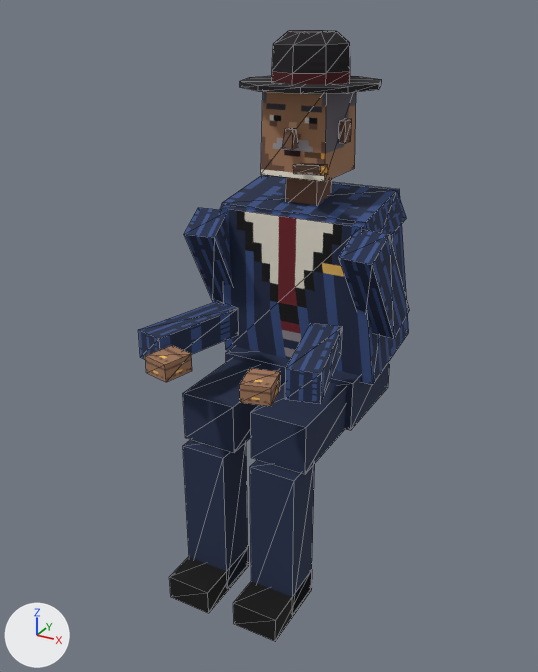
Before and after pictures for a commit that changed the glTF model public/models/boss.glb.
Rendered twice from a 50 mm camera at (0.949, -1.999, 1.672) aimed at (-0.011, -0.253, 0.8). Arrows for +X, +Y and +Z are at lower left; the lights stay in place. The picture after the commit comes second. Mesh edges are drawn as thin lines. Where no turn or scale is listed for an object, it has been applied to the vertices. Vertices at exactly the same position are counted once.

Objects in the first picture: 'Body', 'Head'.
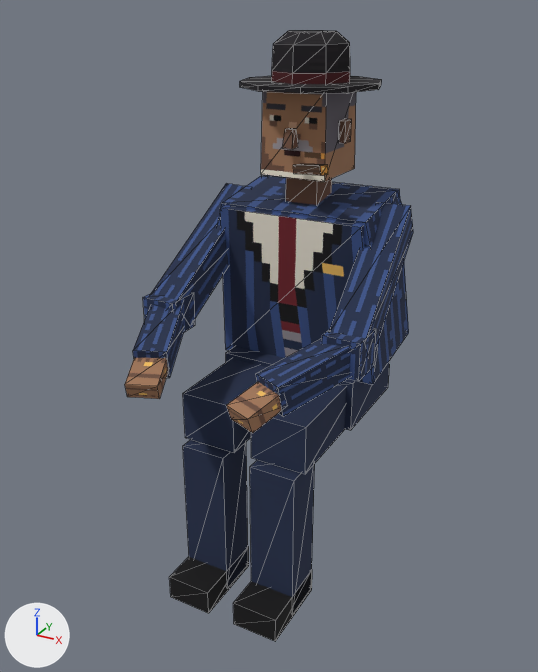
Diff of the bpy script that builds the scene:
```diff
--- a/public/models/boss.glb.py
+++ b/public/models/boss.glb.py
@@ me_body @@
 # used by ob_body; location = (0.0, 0.0, 0.0)
-me_body.from_pydata(...)  # 128 vertices, 192 faces; spans x -0.322..0.322, y -0.622..0.217, z 0.0..1.235
+me_body.from_pydata(...)  # 112 vertices, 168 faces; spans x -0.26..0.336, y -0.702..0.217, z 0.0..1.235
+# me_body part 1: a new loose piece, a box spanning x 0.231..0.336, y -0.413..-0.308, z 0.808..0.914, in mat_char_boss (picture img_char_boss)
+# me_body part 2: the loose piece of 8 vertices spanning x 0.195..0.322, y -0.255..0.017, z 0.795..1.125 is rebuilt with 8 vertices and now spans x 0.198..0.336, y -0.395..0.059, z 0.815..1.168
+# me_body part 3: the loose piece of 8 vertices spanning x -0.322..-0.195, y -0.255..0.017, z 0.795..1.125 is deleted
+# me_body part 4: the loose piece of 8 vertices spanning x 0.119..0.279, y -0.536..-0.223, z 0.777..0.862 is deleted
+# me_body part 5: the loose piece of 8 vertices spanning x 0.089..0.188, y -0.622..-0.516, z 0.79..0.84 is deleted
+# me_body part 6: the loose piece of 8 vertices spanning x -0.279..-0.119, y -0.536..-0.223, z 0.777..0.862 is deleted
+# me_body part 7
+# 6 vertices are removed from x -0.188..-0.089, y -0.622..-0.516, z 0.79..0.84
+# 12 faces are deleted
+# 2 vertices move from x -0.167..-0.089, y -0.535..-0.516, z 0.84 to x 0.133..0.215, y -0.619..-0.582, z 0.855
+# 14 vertices are added at x 0.102..0.328, y -0.702..-0.334, z 0.76..0.903
+# 24 new faces join them
 me_body.materials.append(mat_char_boss)
@@ me_upperarmr @@
+me_upperarmr.from_pydata(...)  # 16 vertices, 24 faces; spans x -0.082..0.055, y -0.403..0.068, z -0.291..0.068
+me_upperarmr.materials.append(mat_char_boss)  # picture img_char_boss
@@ me_forearmr @@
+me_forearmr.from_pydata(...)  # 16 vertices, 24 faces; spans x -0.044..0.182, y -0.342..0.026, z -0.101..0.042
+me_forearmr.materials.append(mat_char_boss)  # picture img_char_boss
@@ ob_forearmr @@
+ob_forearmr = bpy.data.objects.new('ForeArmR', me_forearmr)
+ob_forearmr.parent = ob_upperarmr
+ob_forearmr.location = (-0.03, -0.351, -0.239)
@@ ob_upperarmr @@
+ob_upperarmr = bpy.data.objects.new('UpperArmR', me_upperarmr)
+ob_upperarmr.parent = ob_body
+ob_upperarmr.location = (-0.254, -0.00911, 1.1)
```

Pixel boxes [x1, y1, x2, y2] of what changed, in the pictures (538 x 672 px):
'Body', reshaped (10% narrower)
    before: [138, 175, 410, 642]
    after: [169, 175, 413, 642]
'UpperArmR', added (blue)
    after: [143, 183, 252, 332]
'ForeArmR', added
    after: [125, 303, 184, 399]
part 1 of me_body, added (blue)
    after: [322, 329, 376, 381]
part 2 of me_body, rebuilt
    before: [339, 230, 410, 339]
    after: [329, 202, 413, 348]
part 3 of me_body, deleted (blue)
    before: [184, 208, 233, 303]
part 4 of me_body, deleted (blue)
    before: [285, 323, 343, 404]
part 5 of me_body, deleted (brown)
    before: [240, 368, 281, 406]
part 6 of me_body, deleted (blue)
    before: [138, 301, 239, 359]
part 7 of me_body, built on
    before: [145, 345, 192, 382]
    after: [226, 339, 351, 433]
